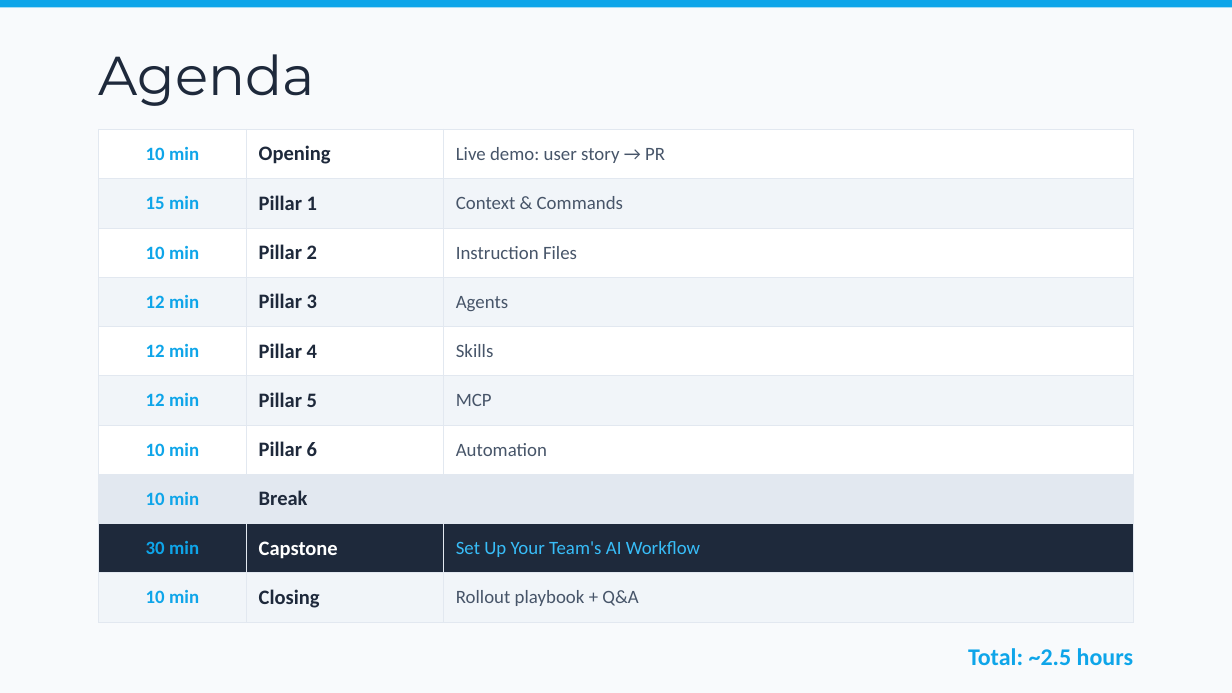
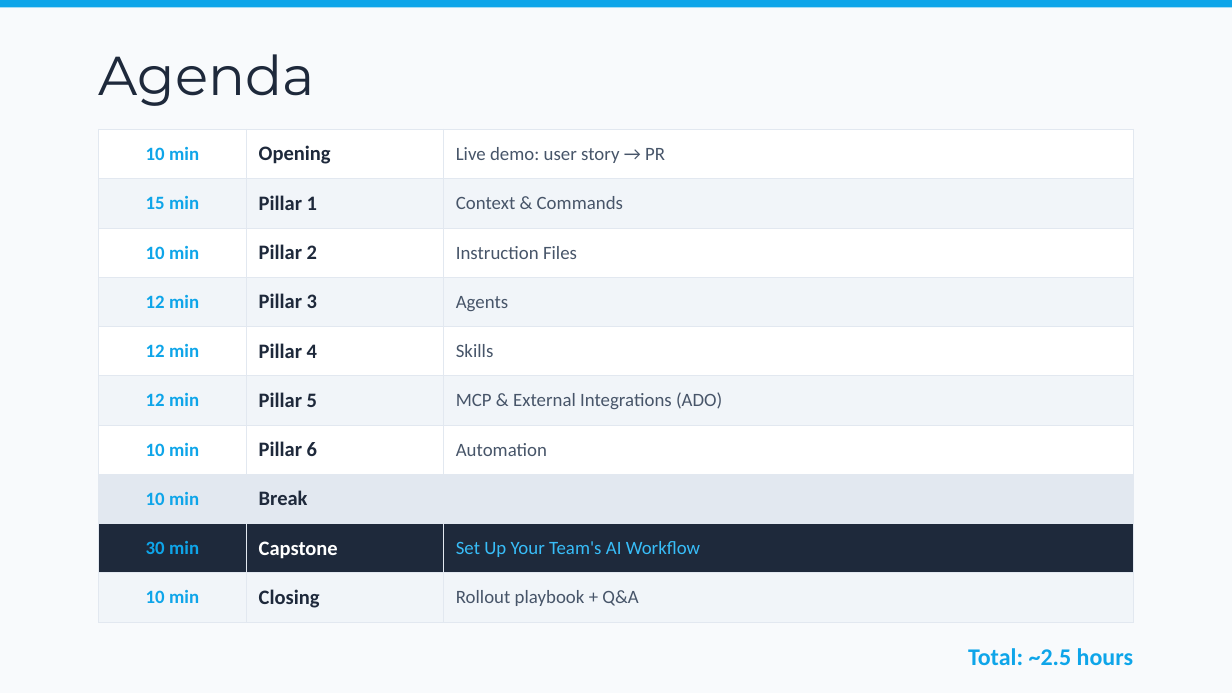
Before and after one commit to bubuding0809/copilot-cli-for-beginners, a slide deck: slide 5 of WORKSHOP-PRESENTATION.pptx. Drawn at 1232x693 pixels with LibreOffice and Linux fonts; fonts in the diff are those of the drawing. Boxes give left, top, right and bottom in pixels: in the first picture for what was removed or moved away, otherwise in the second. Text is boxed around its words. In the diff, an @@ line names an element or a change of style, - is before the commit and + after.

```diff
--- a/WORKSHOP-PRESENTATION.pptx
+++ b/WORKSHOP-PRESENTATION.pptx
@@ table at [99,129,1133,612] @@
-row 6, column 3: MCP
+row 6, column 3: MCP & External Integrations (ADO)
```
Also in this commit, not shown: 4 other slides changed, 1 slide added, 1 slide removed, 3 other files.
